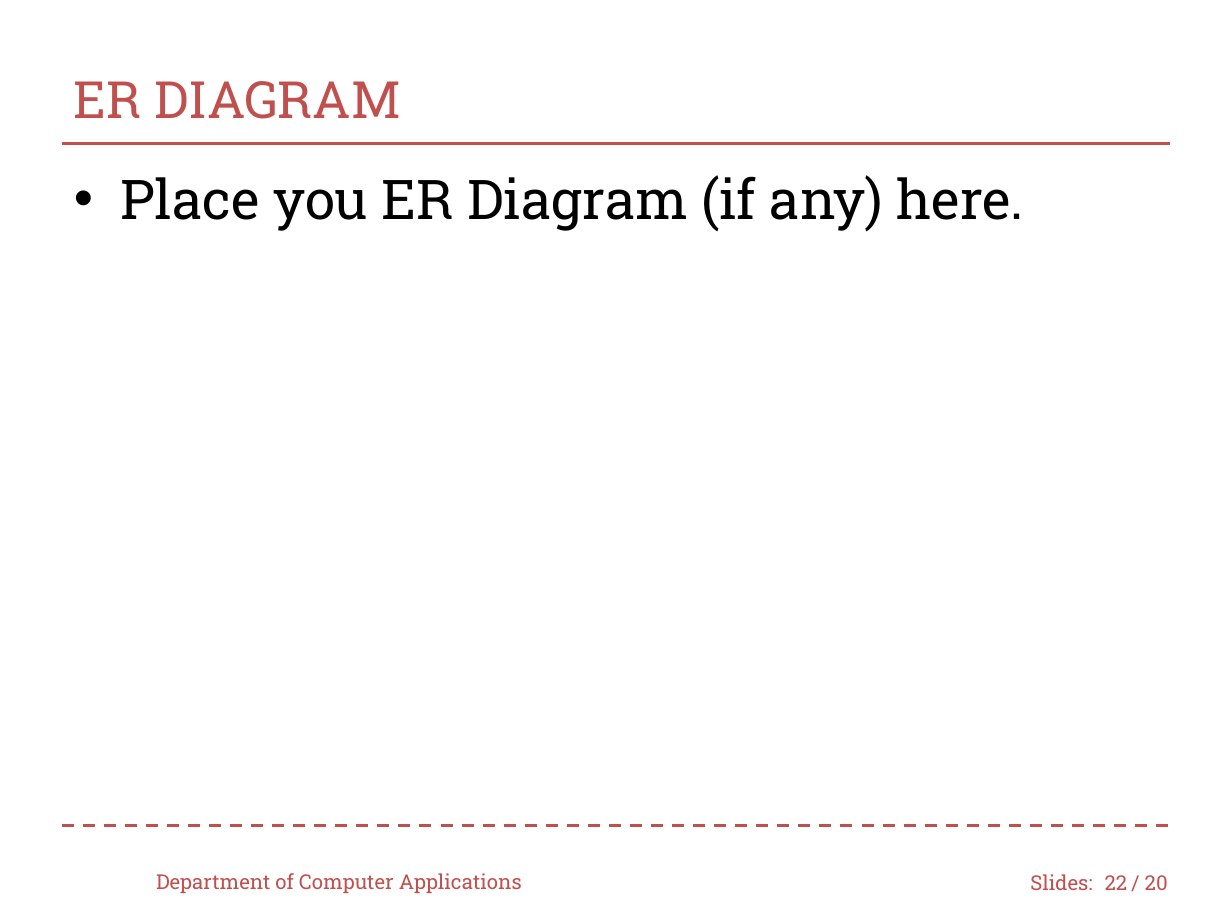
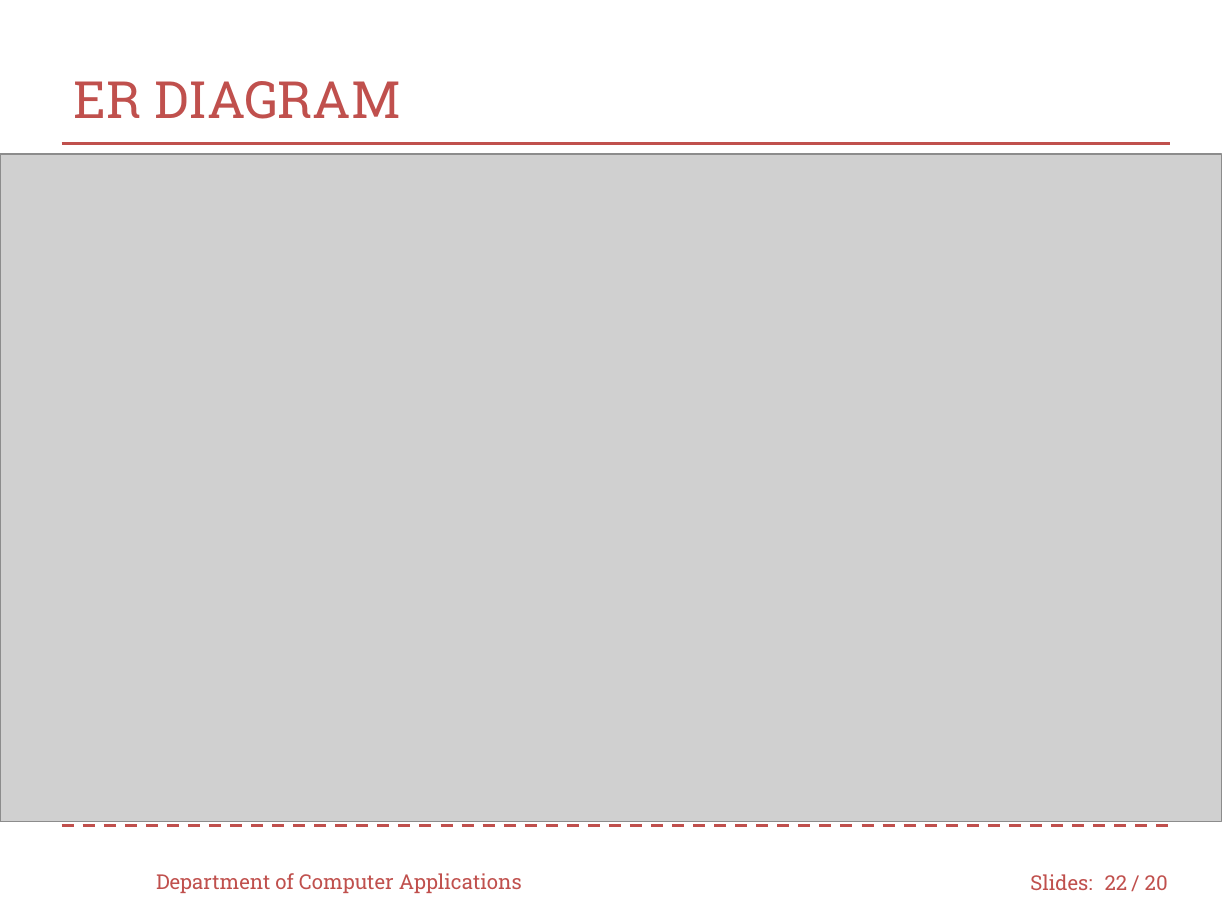
Before and after one commit to Saran-sk52/Mini-Project, a slide deck: slide 22 of 49_MP_presentation.pptx. Drawn at 1232x924 pixels with LibreOffice and Linux fonts; fonts in the diff are those of the drawing; grey boxes stand for pictures; background and template pictures are left out. Boxes give left, top, right and bottom in pixels: in the first picture for what was removed or moved away, otherwise in the second. Text is boxed around its words. In the diff, an @@ line names an element or a change of style, - is before the commit and + after.

```diff
--- a/49_MP_presentation.pptx
+++ b/49_MP_presentation.pptx
@@ picture added at [0,154,1222,822] @@
@@ text removed at [120,175,1024,232] @@
-• Place you ER Diagram (if any) here.
```
Also in this commit, not shown: 18 other slides changed, 1 slide added, 1 slide removed.
